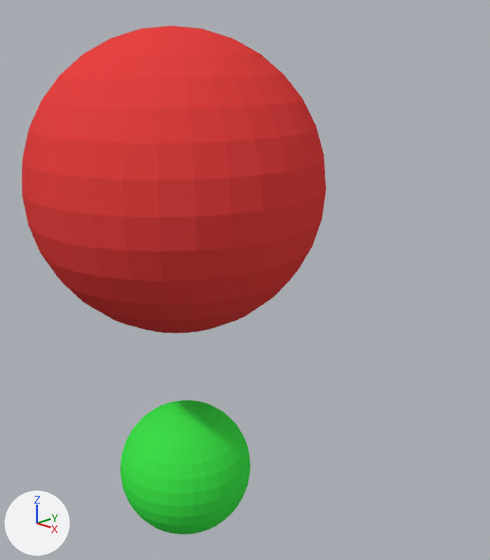
Renders of the Blender file physicalBallJoint.blend from each side of a commit.
Before and after are seen from a camera (50 mm lens) standing at (3.55, -2.89, 3.55) and looking at (-0.13, 0.78, 1.85). Every picture has the same lights, and +X, +Y and +Z are marked at lower left.

Names of what the first picture shows: 'GreenSphere', 'RedSphere'.
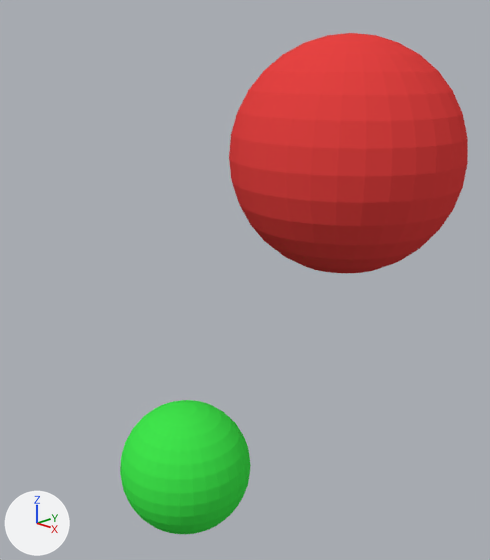
What differs and where, as boxes (x1, y1, x2, y2) in the pictures (490 x 560 px):
'RedSphere', moved: before (22, 26, 326, 333); after (229, 33, 468, 273)

The edits, one by one:
Object 'RedSphere' (ob_redsphere) moves from (0.0, 0.0, 2.74) to (0.0, 1.861, 2.74).
